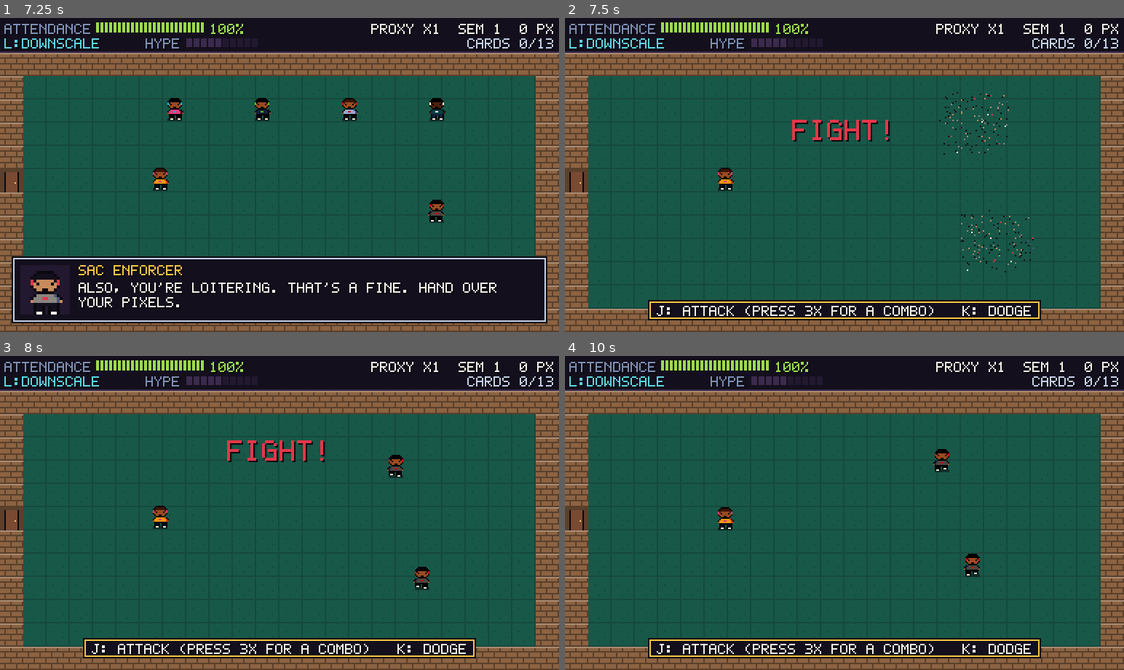
Above: before the commit, frames 1-4 (two rows, left to right).
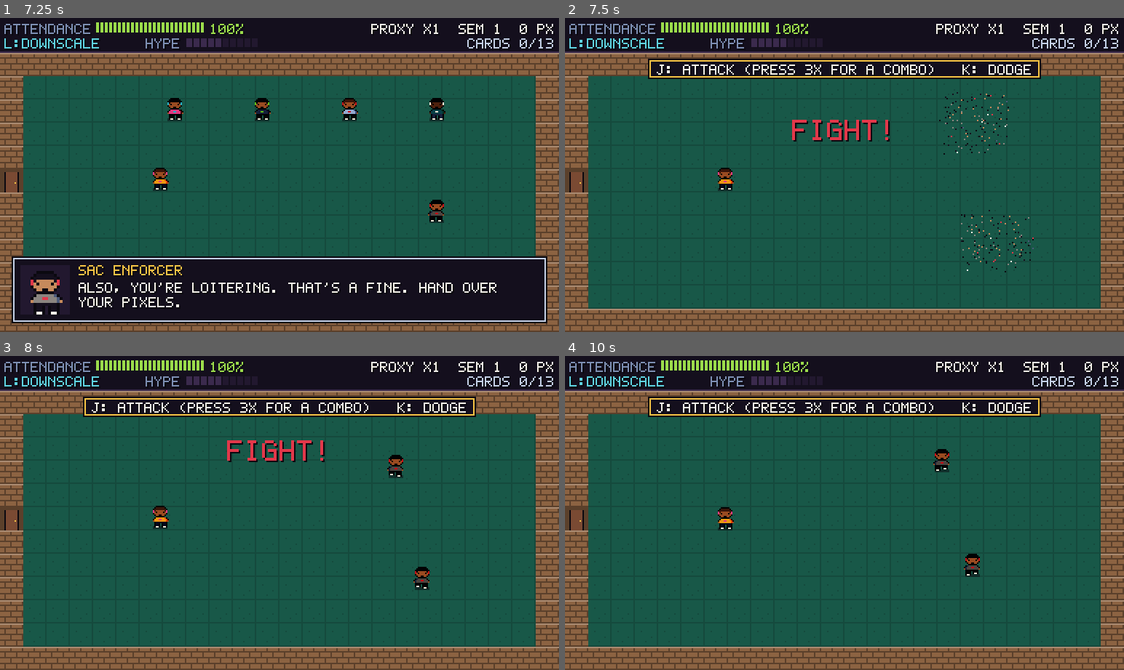
Above: after the commit, the same moments.

Repository: Paradox-73/Badmosi
Game: Godot game, scene res://scenes/main.tscn
Same seed, same stepped clock (60 frames per second), same inputs: the game is played once before the commit and once after it.
Inputs (mouse positions are in pixels of both pictures, inside the frame that each line leads up to):
- Up to frame 1 (7.25 s): tap Enter at 0.5, 5, 6.5 s; move the mouse to (402, 159) at 0.52 s; hold D (right) 0.53-1.25 s; hold J (attack) 0.53-1.25 s; click (402, 159) at 0.67 s; tap Space at 0.77, 1.25, 3.77, 5.75, 6.77 s; drag from (167, 190) to (251, 237) at 1.27 s; move the mouse to (335, 105) at 2.02 s; hold D (right) 2.03-2.75 s; hold F (fit) 2.03-2.75 s; drag from (251, 237) to (111, 127) at 2.77 s; move the mouse to (447, 222) at 3.52 s; hold A (left) 3.53-4.25 s; tap I (switch) at 3.6 s; drag from (111, 127) to (195, 96) at 4.27 s; move the mouse to (307, 175) at 5.02 s; hold S (down) 5.03-5.75 s; hold Enter 5.03-5.75 s; click (307, 175) at 5.17 s; drag from (195, 96) to (167, 190) at 5.77 s; move the mouse to (402, 159) at 6.52 s; hold W (up) from 6.53 s (still down); tap C at 6.6 s
- Up to frame 2 (7.5 s): release W (up) at 7.25 s; tap Space at 7.25 s; drag from (732, 190) to (816, 237) at 7.27 s
- Up to frame 3 (8 s): no input
- Up to frame 4 (10 s): move the mouse to (900, 443) at 8.02 s; hold S (down) 8.03-8.75 s; tap P at 8.1 s; drag from (816, 575) to (676, 465) at 8.77 s; move the mouse to (1012, 560) at 9.52 s; hold W (up) from 9.53 s (still down); tap Keypad Enter at 9.6 s; click (1012, 560) at 9.67 s; tap Space at 9.77 s

Frame 1 is identical in both runs. In frame 2, 9.1% of the frame differs, in the area x 14-86%, y 12-97%; in frame 3, 9.1%; in frame 4, 9.1%.

Commit message:
Move the fight banner above the room so it never covers the boss bar

Diff:
--- a/scripts/fight/fight.gd
+++ b/scripts/fight/fight.gd
@@ -334,6 +334,6 @@
 				draw_rect(Rect2(p2, Vector2(2, 2)), r.color if i % 2 == 0 else Px.C.white)
 		if banner_t > 0.0 and banner_text != "":
 			var w := Px.text_w(banner_text) + 12
-			var rr := Rect2(Px.W / 2.0 - w / 2.0, Px.H - 22, w, 14)
+			var rr := Rect2(Px.W / 2.0 - w / 2.0, Px.TOP + 4, w, 14)
 			Px.panel(self, rr, Px.C.ink, Px.C.gold)
-			Px.text_c(self, banner_text, Px.W / 2.0, Px.H - 19, Px.C.white)
+			Px.text_c(self, banner_text, Px.W / 2.0, Px.TOP + 7, Px.C.white)
Not shown, added: tools/check_content.gd.uid
Not shown, added: tools/check_levels.gd.uid
Not shown, added: tools/run_tests.gd.uid
